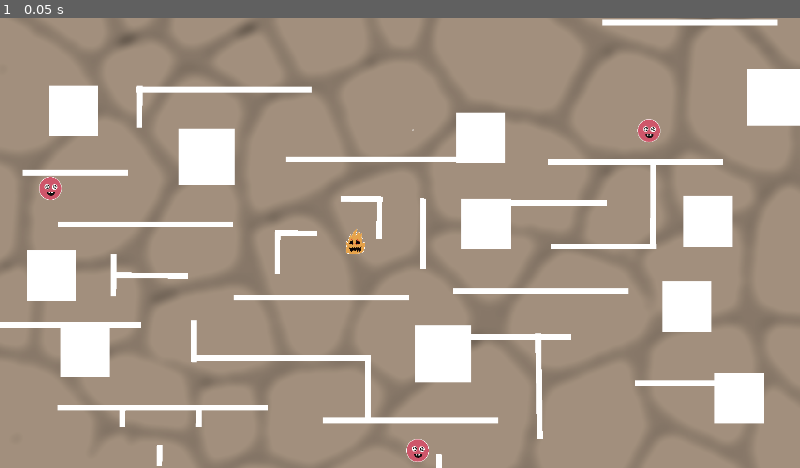
Above: before the commit, frame 1.
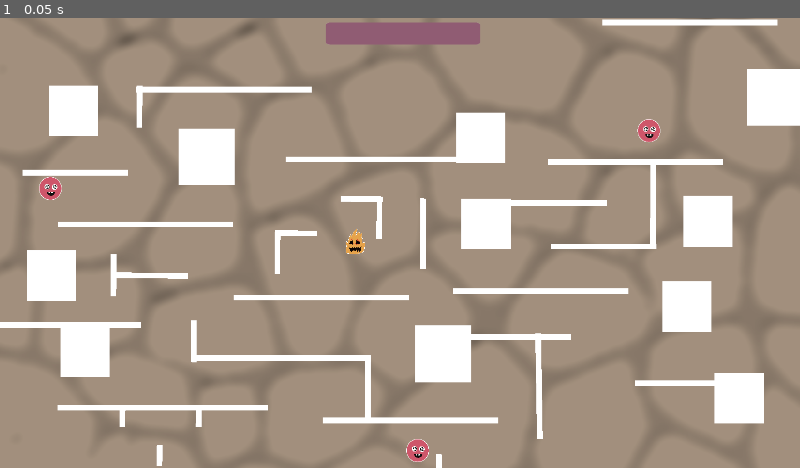
Above: after the commit, the same moment.

Repository: s-france/GGJ2024GoombaGame
Game: Godot game, scene res://scene2D.tscn
The game is run twice, just before and just after one commit, with the same random seed, the same clock (stepped at 60 frames per second) and the same inputs. This scene is started directly instead of the project's main scene.
Inputs:
- Up to frame 1 (0.05 s): no input

The runs differ from the first frame. In frame 1, 1.0% of the frame differs, in the area x 40-60%, y 0-26%.

Commit message:
texture bar

Diff:
--- /dev/null
+++ b/GoombaGame/Time left.gd
@@ -0,0 +1,11 @@
+extends Control
+
+
+# Called when the node enters the scene tree for the first time.
+func _ready():
+	pass # Replace with function body.
+
+
+# Called every frame. 'delta' is the elapsed time since the previous frame.
+func set_value(value):
+	$TextureProgressBar.value = value
--- a/GoombaGame/menu.tscn
+++ b/GoombaGame/menu.tscn
@@ -53,9 +53,9 @@
 scale = Vector2(0.538608, 0.542333)
 focus_neighbor_top = NodePath("../quit")
 focus_neighbor_bottom = NodePath("../instructions")
+button_mask = 0
 texture_normal = ExtResource("2_2yurv")
 texture_pressed = ExtResource("6_v5gui")
-texture_hover = ExtResource("7_q4hff")
 texture_focused = ExtResource("7_q4hff")
 
 [node name="credits" type="TextureButton" parent="."]
--- a/GoombaGame/scene2D.gd
+++ b/GoombaGame/scene2D.gd
@@ -10,7 +10,7 @@
 # Called every frame. 'delta' is the elapsed time since the previous frame.
 func _process(delta):
 	var time_left : int = timer.time_left + .9
-	timer_label.text = str(time_left)
+	$"Time left".set_value(time_left)
 
 
 func _on_timer_timeout():
--- a/GoombaGame/scene2D.tscn
+++ b/GoombaGame/scene2D.tscn
@@ -7,6 +7,7 @@
 [ext_resource type="Texture2D" uid="uid://7ccwnyyp3ogj" path="res://assets/CastleFloor.png" id="2_vrev5"]
 [ext_resource type="AudioStream" uid="uid://0x0lrql8w2pk" path="res://TaggleTog2.wav" id="5_kawy7"]
 [ext_resource type="Script" path="res://Music.gd" id="6_x23r3"]
+[ext_resource type="PackedScene" uid="uid://dn1jm1eoa03hb" path="res://time_left.tscn" id="8_42a1c"]
 
 [sub_resource type="RectangleShape2D" id="RectangleShape2D_ivxac"]
 size = Vector2(186, 2685)
@@ -606,14 +607,6 @@
 offset_right = 2872.0
 offset_bottom = -215.0
 
-[node name="Label" type="Label" parent="."]
-offset_left = -1646.0
-offset_top = -1318.0
-offset_right = 1905.0
-offset_bottom = -841.0
-horizontal_alignment = 1
-vertical_alignment = 1
-
 [node name="Timer" type="Timer" parent="."]
 wait_time = 60.0
 one_shot = true
@@ -840,4 +833,11 @@
 offset_right = 2872.0
 offset_bottom = -215.0
 
+[node name="Time left" parent="." instance=ExtResource("8_42a1c")]
+offset_left = -712.0
+offset_top = -2112.0
+offset_right = -712.0
+offset_bottom = -2112.0
+scale = Vector2(1.98923, 1.20615)
+
 [connection signal="timeout" from="Timer" to="." method="_on_timer_timeout"]
--- /dev/null
+++ b/GoombaGame/time_left.tscn
@@ -0,0 +1,23 @@
+[gd_scene load_steps=4 format=3 uid="uid://dn1jm1eoa03hb"]
+
+[ext_resource type="Script" path="res://Time left.gd" id="1_xvqgh"]
+[ext_resource type="Texture2D" uid="uid://dvvetw7tyq1a7" path="res://assets/ under progress bar.png" id="2_3stac"]
+[ext_resource type="Texture2D" uid="uid://b76awp6cs0qul" path="res://assets/progress bar.png" id="3_mx32y"]
+
+[node name="Time left" type="Control"]
+layout_mode = 3
+anchors_preset = 15
+anchor_right = 1.0
+anchor_bottom = 1.0
+grow_horizontal = 2
+grow_vertical = 2
+script = ExtResource("1_xvqgh")
+
+[node name="TextureProgressBar" type="TextureProgressBar" parent="."]
+layout_mode = 0
+offset_right = 40.0
+offset_bottom = 40.0
+max_value = 60.0
+texture_under = ExtResource("2_3stac")
+texture_progress = ExtResource("3_mx32y")
+tint_progress = Color(0.407843, 0.0901961, 0.356863, 0.666667)
Binary file added: GoombaGame/assets/ under progress bar.png
Not shown, added: GoombaGame/assets/ under progress bar.png.import
Binary file changed: GoombaGame/assets/ok hovered.png
Binary file added: GoombaGame/assets/progress bar.png
Not shown, added: GoombaGame/assets/progress bar.png.import
Not shown: 1 places in GoombaGame/scene2D.tscn that only renumber resources
Not shown, changed: GoombaGame/.DS_Store
